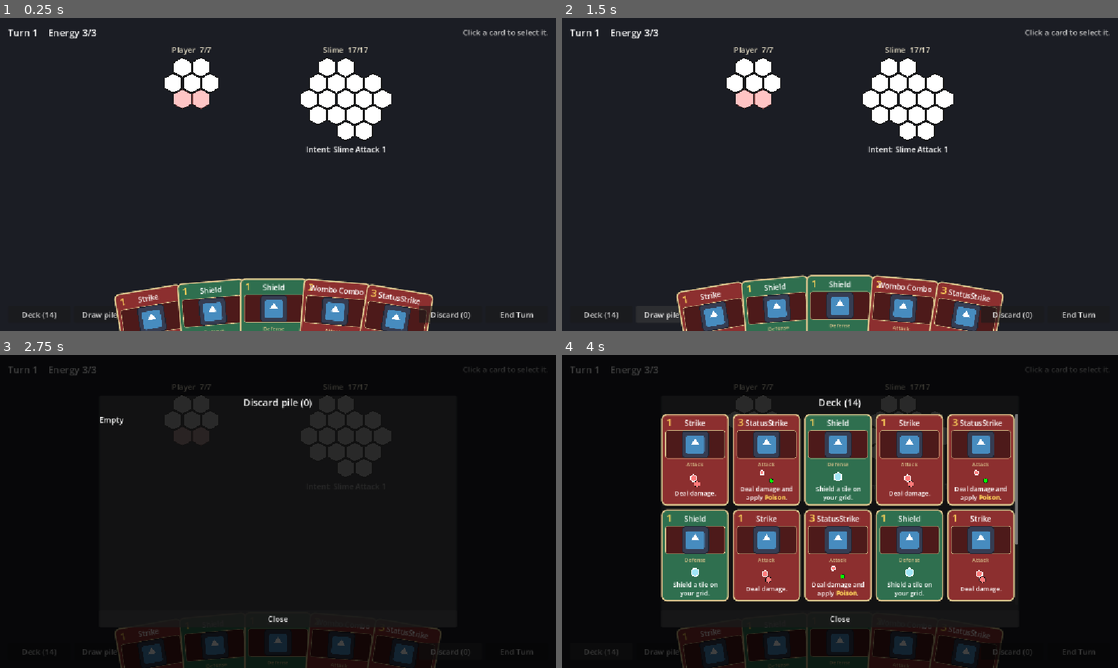
Above: before the commit, frames 1-4 (two rows, left to right).
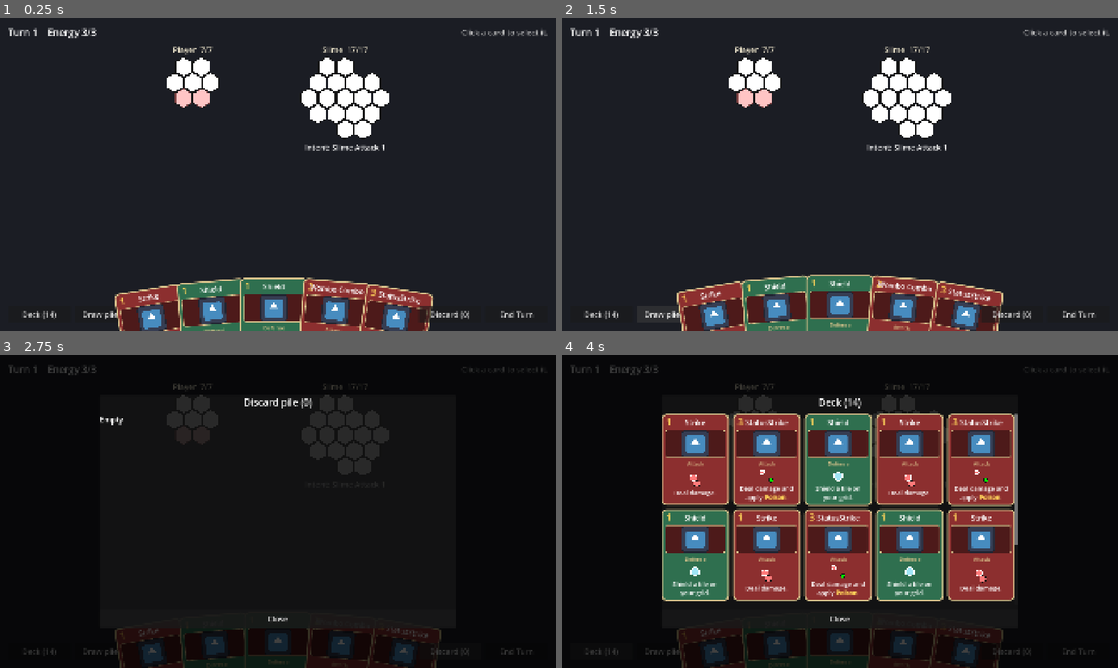
Above: after the commit, the same moments.

Repository: himaiayas/hex-sts
Game: Godot game, scene res://scenes/combat.tscn
Same seed, same stepped clock (60 frames per second), same inputs: the game is played once before the commit and once after it. This scene is started directly instead of the project's main scene. The engine's default icon, where the game draws it, is replaced by a stand-in: a white triangle on a blue panel in a dark square.
Inputs:
- Up to frame 1 (0.25 s): no input
- Up to frame 2 (1.5 s): click "Deck (14)" at 0.5 s; click "Draw pile (9)" at 1.25 s
- Up to frame 3 (2.75 s): click "Discard (0)" at 2 s
- Up to frame 4 (4 s): click "End Turn" at 2.75 s; click "Deck (14)" at 3.5 s

The runs differ from the first frame. In frame 1, 3.7% of the frame differs, in the area x 1-99%, y 3-100%; in frame 2, 3.8%; in frame 3, 1.1%; in frame 4, 10%, in the area x 2-99%, y 3-100%.

Commit message:
feat: design combat and card UI at 1920x1080

Diff:
--- a/project.godot
+++ b/project.godot
@@ -21,8 +21,14 @@
 
 [display]
 
+window/size/viewport_width=1920
+window/size/viewport_height=1080
 window/stretch/mode="canvas_items"
 window/stretch/aspect="expand"
+
+[gui]
+
+theme/default_theme_scale=1.667
 
 [physics]
 
--- a/scenes/Card.tscn
+++ b/scenes/Card.tscn
@@ -3,45 +3,45 @@
 [ext_resource type="Texture2D" uid="uid://0o6h0e2roy5h" path="res://icon.svg" id="1_icon"]
 
 [sub_resource type="StyleBoxFlat" id="StyleBoxFlat_card"]
-content_margin_left = 8.0
-content_margin_top = 8.0
-content_margin_right = 8.0
-content_margin_bottom = 8.0
+content_margin_left = 13.0
+content_margin_top = 13.0
+content_margin_right = 13.0
+content_margin_bottom = 13.0
 bg_color = Color(0.54902, 0.184314, 0.184314, 1)
-border_width_left = 3
-border_width_top = 3
-border_width_right = 3
-border_width_bottom = 3
+border_width_left = 5
+border_width_top = 5
+border_width_right = 5
+border_width_bottom = 5
 border_color = Color(0.85098, 0.764706, 0.54902, 1)
-corner_radius_top_left = 10
-corner_radius_top_right = 10
-corner_radius_bottom_right = 10
-corner_radius_bottom_left = 10
+corner_radius_top_left = 16
+corner_radius_top_right = 16
+corner_radius_bottom_right = 16
+corner_radius_bottom_left = 16
 
 [sub_resource type="StyleBoxFlat" id="StyleBoxFlat_image"]
 bg_color = Color(0.301961, 0.101961, 0.101961, 1)
-border_width_left = 1
-border_width_top = 1
-border_width_right = 1
-border_width_bottom = 1
+border_width_left = 2
+border_width_top = 2
+border_width_right = 2
+border_width_bottom = 2
 border_color = Color(0.85098, 0.764706, 0.54902, 1)
-corner_radius_top_left = 4
-corner_radius_top_right = 4
-corner_radius_bottom_right = 4
-corner_radius_bottom_left = 4
+corner_radius_top_left = 7
+corner_radius_top_right = 7
+corner_radius_bottom_right = 7
+corner_radius_bottom_left = 7
 
 [node name="Card" type="Node2D" unique_id=1676586401]
 
 [node name="Panel" type="PanelContainer" parent="." unique_id=1618397570]
-custom_minimum_size = Vector2(140, 190)
-offset_right = 140.0
-offset_bottom = 190.0
-pivot_offset = Vector2(70, 190)
+custom_minimum_size = Vector2(234, 316)
+offset_right = 234.0
+offset_bottom = 316.0
+pivot_offset = Vector2(117, 316)
 mouse_default_cursor_shape = 2
 theme_override_styles/panel = SubResource("StyleBoxFlat_card")
 
 [node name="Node2D" type="Node2D" parent="Panel" unique_id=900625286]
-position = Vector2(16, 16)
+position = Vector2(27, 27)
 
 [node name="CostLabel" type="Label" parent="Panel/Node2D" unique_id=1277945826]
 unique_name_in_owner = true
@@ -50,20 +50,20 @@
 anchor_top = 0.5
 anchor_right = 0.5
 anchor_bottom = 0.5
-offset_left = -6.5
-offset_top = -15.5
-offset_right = 6.5
-offset_bottom = 15.5
+offset_left = -11.0
+offset_top = -26.0
+offset_right = 11.0
+offset_bottom = 26.0
 grow_horizontal = 2
 grow_vertical = 2
 theme_override_colors/font_color = Color(1, 0.831373, 0.352941, 1)
-theme_override_font_sizes/font_size = 22
+theme_override_font_sizes/font_size = 36
 text = "1"
 
 [node name="VBox" type="VBoxContainer" parent="Panel" unique_id=1073593886]
 layout_mode = 2
 mouse_filter = 2
-theme_override_constants/separation = 4
+theme_override_constants/separation = 7
 
 [node name="Header" type="HBoxContainer" parent="Panel/VBox" unique_id=831152310]
 layout_mode = 2
@@ -75,7 +75,7 @@
 layout_mode = 2
 size_flags_horizontal = 3
 theme_override_colors/font_color = Color(1, 1, 1, 1)
-theme_override_font_sizes/font_size = 15
+theme_override_font_sizes/font_size = 25
 text = "Strike"
 horizontal_alignment = 1
 vertical_alignment = 1
@@ -88,7 +88,7 @@
 
 [node name="CardImage" type="TextureRect" parent="Panel/VBox/ImageFrame" unique_id=869305634]
 unique_name_in_owner = true
-custom_minimum_size = Vector2(0, 56)
+custom_minimum_size = Vector2(0, 93)
 layout_mode = 2
 mouse_filter = 2
 texture = ExtResource("1_icon")
@@ -99,7 +99,7 @@
 unique_name_in_owner = true
 layout_mode = 2
 theme_override_colors/font_color = Color(0.85098, 0.764706, 0.54902, 1)
-theme_override_font_sizes/font_size = 11
+theme_override_font_sizes/font_size = 18
 text = "Attack"
 horizontal_alignment = 1
 
@@ -108,5 +108,5 @@
 layout_mode = 2
 size_flags_vertical = 3
 mouse_filter = 2
-theme_override_constants/separation = 2
+theme_override_constants/separation = 3
 alignment = 1
--- a/scenes/combat.tscn
+++ b/scenes/combat.tscn
@@ -31,15 +31,15 @@
 grow_horizontal = 2
 grow_vertical = 2
 mouse_filter = 2
-theme_override_constants/margin_left = 16
-theme_override_constants/margin_top = 16
-theme_override_constants/margin_right = 16
-theme_override_constants/margin_bottom = 16
+theme_override_constants/margin_left = 27
+theme_override_constants/margin_top = 27
+theme_override_constants/margin_right = 27
+theme_override_constants/margin_bottom = 27
 
 [node name="Layout" type="VBoxContainer" parent="Margin"]
 layout_mode = 2
 mouse_filter = 2
-theme_override_constants/separation = 12
+theme_override_constants/separation = 20
 
 [node name="TopBar" type="HBoxContainer" parent="Margin/Layout"]
 layout_mode = 2
@@ -47,7 +47,7 @@
 [node name="StatusLabel" type="Label" parent="Margin/Layout/TopBar"]
 unique_name_in_owner = true
 layout_mode = 2
-theme_override_font_sizes/font_size = 20
+theme_override_font_sizes/font_size = 33
 text = "Turn 1    Energy 3/3"
 
 [node name="HintLabel" type="Label" parent="Margin/Layout/TopBar"]
@@ -62,12 +62,12 @@
 layout_mode = 2
 size_flags_vertical = 3
 mouse_filter = 2
-theme_override_constants/separation = 160
+theme_override_constants/separation = 267
 alignment = 1
 
 [node name="PlayerGrid" type="Control" parent="Margin/Layout/Arena"]
 unique_name_in_owner = true
-custom_minimum_size = Vector2(200, 200)
+custom_minimum_size = Vector2(333, 333)
 layout_mode = 2
 mouse_filter = 2
 script = ExtResource("2_grid")
@@ -76,28 +76,28 @@
 unique_name_in_owner = true
 layout_mode = 2
 mouse_filter = 2
-theme_override_constants/separation = 40
+theme_override_constants/separation = 67
 
 [node name="BottomBar" type="HBoxContainer" parent="Margin/Layout"]
 layout_mode = 2
-theme_override_constants/separation = 8
+theme_override_constants/separation = 13
 
 [node name="DeckButton" type="Button" parent="Margin/Layout/BottomBar"]
 unique_name_in_owner = true
-custom_minimum_size = Vector2(130, 36)
+custom_minimum_size = Vector2(217, 60)
 layout_mode = 2
 size_flags_vertical = 8
 text = "Deck (0)"
 
 [node name="DrawPileButton" type="Button" parent="Margin/Layout/BottomBar"]
 unique_name_in_owner = true
-custom_minimum_size = Vector2(130, 36)
+custom_minimum_size = Vector2(217, 60)
 layout_mode = 2
 size_flags_vertical = 8
 text = "Draw pile (0)"
 
 [node name="HandArea" type="Control" parent="Margin/Layout/BottomBar"]
-custom_minimum_size = Vector2(0, 80)
+custom_minimum_size = Vector2(0, 133)
 layout_mode = 2
 size_flags_horizontal = 3
 mouse_filter = 2
@@ -109,8 +109,8 @@
 anchor_top = 1.0
 anchor_right = 1.0
 anchor_bottom = 1.0
-offset_top = -79.0
-offset_bottom = 111.0
+offset_top = -132.0
+offset_bottom = 184.0
 grow_horizontal = 2
 grow_vertical = 0
 mouse_filter = 1
@@ -118,14 +118,14 @@
 
 [node name="DiscardButton" type="Button" parent="Margin/Layout/BottomBar"]
 unique_name_in_owner = true
-custom_minimum_size = Vector2(130, 36)
+custom_minimum_size = Vector2(217, 60)
 layout_mode = 2
 size_flags_vertical = 8
 text = "Discard (0)"
 
 [node name="EndTurnButton" type="Button" parent="Margin/Layout/BottomBar"]
 unique_name_in_owner = true
-custom_minimum_size = Vector2(130, 36)
+custom_minimum_size = Vector2(217, 60)
 layout_mode = 2
 size_flags_vertical = 8
 text = "End Turn"
@@ -155,29 +155,29 @@
 
 [node name="Box" type="VBoxContainer" parent="PileViewer/Center/Panel"]
 layout_mode = 2
-theme_override_constants/separation = 10
+theme_override_constants/separation = 17
 
 [node name="PileTitle" type="Label" parent="PileViewer/Center/Panel/Box"]
 unique_name_in_owner = true
 layout_mode = 2
-theme_override_font_sizes/font_size = 20
+theme_override_font_sizes/font_size = 33
 text = "Pile (0)"
 horizontal_alignment = 1
 
 [node name="Scroll" type="ScrollContainer" parent="PileViewer/Center/Panel/Box"]
-custom_minimum_size = Vector2(740, 396)
+custom_minimum_size = Vector2(1233, 660)
 layout_mode = 2
 
 [node name="PileGrid" type="GridContainer" parent="PileViewer/Center/Panel/Box/Scroll"]
 unique_name_in_owner = true
 layout_mode = 2
-theme_override_constants/h_separation = 8
-theme_override_constants/v_separation = 8
+theme_override_constants/h_separation = 13
+theme_override_constants/v_separation = 13
 columns = 5
 
 [node name="CloseButton" type="Button" parent="PileViewer/Center/Panel/Box"]
 unique_name_in_owner = true
-custom_minimum_size = Vector2(130, 36)
+custom_minimum_size = Vector2(217, 60)
 layout_mode = 2
 text = "Close"
 
--- a/scenes/mainmenu.tscn
+++ b/scenes/mainmenu.tscn
@@ -10,10 +10,10 @@
 
 [node name="MarginContainer" type="MarginContainer" parent="." unique_id=1702423745]
 layout_mode = 0
-offset_left = 337.0
-offset_top = 155.0
-offset_right = 818.0
-offset_bottom = 440.0
+offset_left = 562.0
+offset_top = 258.0
+offset_right = 1363.0
+offset_bottom = 733.0
 
 [node name="VBoxContainer" type="VBoxContainer" parent="MarginContainer" unique_id=925548513]
 layout_mode = 2
--- a/scripts/cards/pattern_view.gd
+++ b/scripts/cards/pattern_view.gd
@@ -4,8 +4,8 @@
 ## Draws one of a card's grid actions as small hexes, shrunk to fit the box.
 ## The (0,0) hex, where the cursor goes when you play the card, is outlined.
 
-const BOX_SIZE := Vector2(124, 28)
-const MAX_HEX_SIZE := 10.0
+const BOX_SIZE := Vector2(207, 47)
+const MAX_HEX_SIZE := 17.0
 const COLOR_EDGE := Color("#151515")
 const COLOR_ORIGIN := Color("#ffffff")
 
@@ -31,11 +31,11 @@
 	var offset := size / 2 - (min_p + max_p) / 2 * hex_size
 
 	for t in action.tiles:
-		var points := HealthGridView.hex_corners(offset + HealthGridView.axial_to_pixel(t.coords + action.anchor, hex_size), hex_size - 1.0)
+		var points := HealthGridView.hex_corners(offset + HealthGridView.axial_to_pixel(t.coords + action.anchor, hex_size), hex_size - 1.5)
 		draw_colored_polygon(points, t.get_color())
 		points.append(points[0])
-		draw_polyline(points, COLOR_EDGE, 1.0)
+		draw_polyline(points, COLOR_EDGE, 2.0)
 
-	var origin := HealthGridView.hex_corners(offset, hex_size - 1.0)
+	var origin := HealthGridView.hex_corners(offset, hex_size - 1.5)
 	origin.append(origin[0])
-	draw_polyline(origin, COLOR_ORIGIN, 2.0)
+	draw_polyline(origin, COLOR_ORIGIN, 3.0)
--- a/scripts/cards/render_card.gd
+++ b/scripts/cards/render_card.gd
@@ -8,7 +8,7 @@
 	BaseCard.CardType.POWER: Color("6a3a8c"),
 }
 const COLOR_KEYWORD := Color(1, 0.831373, 0.352941)
-const FONT_SIZE := 13
+const FONT_SIZE := 22
 
 ## {keyword:Poison} in a description.
 static var _keyword_regex := RegEx.create_from_string("\\{keyword:([^}]+)\\}")
@@ -21,7 +21,7 @@
 func _ready() -> void:
 	var card := create_card(card_data)
 	add_child(card)
-	card.position = get_viewport().get_visible_rect().size / 2 - Vector2(70, 95)
+	card.position = get_viewport().get_visible_rect().size / 2 - Vector2(117, 158)
 
 
 static func create_card(data: BaseCard) -> Node2D:
--- a/scripts/combat/combat_scene.gd
+++ b/scripts/combat/combat_scene.gd
@@ -4,7 +4,7 @@
 ## Click a card to select it, then click a cell for each of its grid actions to play it.
 
 const RenderCard := preload("res://scripts/cards/render_card.gd")
-const CARD_SIZE := Vector2(140, 190)
+const CARD_SIZE := HandView.CARD_SIZE
 
 var combat: CombatState
 var selected: BaseCard = null
--- a/scripts/combat/ui/hand_view.gd
+++ b/scripts/combat/ui/hand_view.gd
@@ -9,19 +9,19 @@
 signal card_clicked(card: BaseCard)
 
 const RenderCard := preload("res://scripts/cards/render_card.gd")
-const CARD_SIZE := Vector2(140, 190)
-const CARD_SPACING := 120.0  # distance between card centres
-const MAX_HAND_WIDTH := 640.0  # big hands squeeze closer instead of getting wider
-const FAN_RADIUS := 1400.0  # radius of the arc the cards sit on
+const CARD_SIZE := Vector2(234, 316)
+const CARD_SPACING := 200.0  # distance between card centres
+const MAX_HAND_WIDTH := 1066.0  # big hands squeeze closer instead of getting wider
+const FAN_RADIUS := 2333.0  # radius of the arc the cards sit on
 const HOVER_SCALE := 1.4
-const HOVER_RAISE := 100.0
-const HOVER_PUSH := 50.0
-const BOB_HEIGHT := 4
+const HOVER_RAISE := 166.0
+const HOVER_PUSH := 83.0
+const BOB_HEIGHT := 7
 const BOB_PERIOD := 1.2  # seconds per bob
 const SPEED := 14.0  # how fast cards ease toward their target
 const KEYWORD_DELAY := 0.5  # seconds before keyword panels show
-const KEYWORD_WIDTH := 180.0
-const KEYWORD_GAP := 8.0
+const KEYWORD_WIDTH := 300.0
+const KEYWORD_GAP := 13.0
 
 const COLOR_BORDER := Color(0.85098, 0.764706, 0.54902)
 const COLOR_SELECTED := Color("#4fa8ff")
@@ -167,7 +167,7 @@
 	var panel: PanelContainer = _holders[card].get_child(0).get_node("Panel")
 	var style: StyleBoxFlat = panel.get_theme_stylebox("panel")
 	style.border_color = COLOR_SELECTED if selected else COLOR_BORDER
-	style.set_border_width_all(5 if selected else 3)
+	style.set_border_width_all(8 if selected else 5)
 
 
 func _update_keywords(delta: float) -> void:
@@ -203,9 +203,9 @@
 		var style := StyleBoxFlat.new()
 		style.bg_color = COLOR_KEYWORD_BG
 		style.border_color = COLOR_BORDER
-		style.set_border_width_all(1)
-		style.set_corner_radius_all(6)
-		style.set_content_margin_all(8)
+		style.set_border_width_all(2)
+		style.set_corner_radius_all(10)
+		style.set_content_margin_all(13)
 		var panel := PanelContainer.new()
 		panel.add_theme_stylebox_override("panel", style)
 		panel.mouse_filter = Control.MOUSE_FILTER_IGNORE
@@ -216,8 +216,8 @@
 		var body := Label.new()
 		body.text = text
 		body.autowrap_mode = TextServer.AUTOWRAP_WORD_SMART
-		body.custom_minimum_size.x = KEYWORD_WIDTH - 16
-		body.add_theme_font_size_override("font_size", 13)
+		body.custom_minimum_size.x = KEYWORD_WIDTH - 26
+		body.add_theme_font_size_override("font_size", 22)
 		rows.add_child(title)
 		rows.add_child(body)
 		panel.add_child(rows)
--- a/scripts/combat/ui/health_grid_view.gd
+++ b/scripts/combat/ui/health_grid_view.gd
@@ -6,9 +6,9 @@
 
 signal cell_clicked(unit: CombatUnit, coords: Vector2i)
 
-const HEX_SIZE := 22.0
+const HEX_SIZE := 36.0
 const SQRT3 := 1.7320508
-const NAME_HEIGHT := 24.0
+const NAME_HEIGHT := 40.0
 const NO_CELL := Vector2i(999999, 999999)  # not (0,0): that's a real cell
 const INTENT_ALPHA_MIN := 0.15
 const INTENT_ALPHA_MAX := 0.45
@@ -94,10 +94,10 @@
 			color = COLOR_DAMAGED
 		# if action_tile_dict.has(cell):
 		# 	color = color.lerp(COLOR_PREVIEW, 0.65)
-		var corners := hex_corners(_origin + axial_to_pixel(coord), HEX_SIZE - 1.5)
+		var corners := hex_corners(_origin + axial_to_pixel(coord), HEX_SIZE - 2.5)
 		draw_colored_polygon(corners, color)
 		corners.append(corners[0])
-		draw_polyline(corners, COLOR_EDGE, 2.0)
+		draw_polyline(corners, COLOR_EDGE, 3.0)
 
 	var wave := 0.5 + 0.5 * sin(TAU * Time.get_ticks_msec() / 1000.0 / INTENT_PERIOD)
 	var pulse := lerpf(INTENT_ALPHA_MIN, INTENT_ALPHA_MAX, wave)
@@ -105,7 +105,7 @@
 		for t: BaseActionTile in intent.tiles:
 			var cell: Vector2i = intent.cell + t.coords
 			if unit.health.has(cell):
-				draw_colored_polygon(hex_corners(_origin + axial_to_pixel(cell), HEX_SIZE - 1.5), Color(t.get_color(), pulse))
+				draw_colored_polygon(hex_corners(_origin + axial_to_pixel(cell), HEX_SIZE - 2.5), Color(t.get_color(), pulse))
 
 	var flicker_wave := 0.5 + 0.5 * sin(TAU * Time.get_ticks_msec() / 1000.0 / PLACED_PERIOD)
 	var flicker := lerpf(PLACED_ALPHA_MIN, PLACED_ALPHA_MAX, flicker_wave)
@@ -113,17 +113,17 @@
 		for offset: Vector2i in p.tiles:
 			var cell: Vector2i = p.cell + offset
 			if unit.health.has(cell):
-				draw_colored_polygon(hex_corners(_origin + axial_to_pixel(cell), HEX_SIZE - 1.5), Color(p.tiles[offset].get_color(), flicker))
+				draw_colored_polygon(hex_corners(_origin + axial_to_pixel(cell), HEX_SIZE - 2.5), Color(p.tiles[offset].get_color(), flicker))
 
 	for offset in preview:
 		var cell := _hover + offset
 		if unit.health.has(cell):
-			var corners := hex_corners(_origin + axial_to_pixel(cell), HEX_SIZE - 1.5)
+			var corners := hex_corners(_origin + axial_to_pixel(cell), HEX_SIZE - 2.5)
 			draw_colored_polygon(corners, Color(preview[offset].get_color(),0.65))
 
 	var font := ThemeDB.fallback_font
 	var title := "%s  %d/%d" % [unit.display_name, alive, coords.size()]
-	draw_string(font, Vector2(0, 16), title, HORIZONTAL_ALIGNMENT_CENTER, size.x, 16, COLOR_TEXT)
+	draw_string(font, Vector2(0, 27), title, HORIZONTAL_ALIGNMENT_CENTER, size.x, 27, COLOR_TEXT)
 
 
 func _gui_input(event: InputEvent) -> void:
